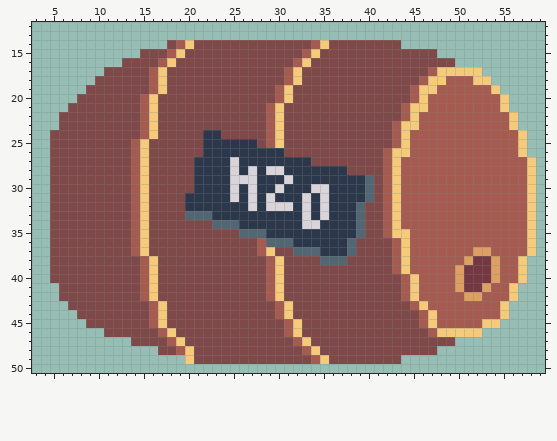
Pixel-art file: assets/aseprite/items/keg_o_water.aseprite. The first picture shows the starting point.
64x64 pixels, 1 frame. Shown: x 3..59, y 12..50.
After the commit:
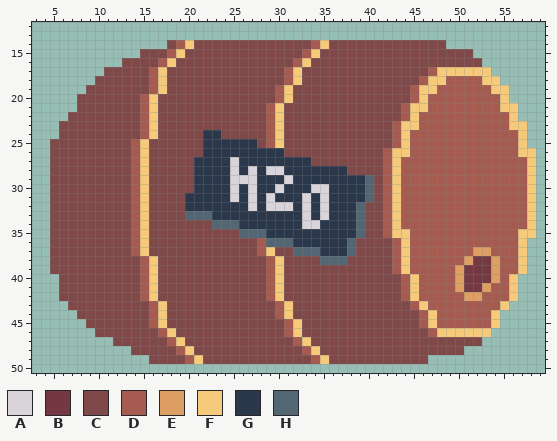
Palette (. is transparent): A #d9d4d9  B #733841  C #804949  D #a65b51  E #de9f64  F #f5ca7a  G #2b374a  H #536673
What changed:
--- layers "Layer 3", "Layer 2"
@@ x 3..59 @@
 13 .........................................................
-14 ...............CDFCCCCCCCCCCCCCDFCCCCCCCC................
-15 ............CCCDFCCCCCCCCCCCCCDFCCCCCCCCCCCCC............
-16 ..........CCCCDFCCCCCCCCCCCCCDFCCCCCCCCCCCCCCCC..........
-17 ........CCCCCDFCCCCCCCCCCCCCDFCCCCCCCCCCCCCCDFFFFF.......
-18 .......CCCCCCDFCCCCCCCCCCCCCDFCCCCCCCCCCCCCDFFDDDFF......
-19 ......CCCCCCCDFCCCCCCCCCCCCDFCCCCCCCCCCCCCDFFDDDDDDF.....
+14 ...............CDFCCCCCCCCCCCCCDFCCCCCCCCCCCCC...........
+15 ............CCCDFCCCCCCCCCCCCCDFCCCCCCCCCCCCCCCCC........
+16 ..........CCCCDFCCCCCCCCCCCCCDFCCCCCCCCCCCCCCCCCCC.......
+17 ........CCCCCDFCCCCCCCCCCCCCDFCCCCCCCCCCCCCCDFFFFFF......
+18 .......CCCCCCDFCCCCCCCCCCCCCDFCCCCCCCCCCCCCDFFDDDDFF.....
+19 ......CCCCCCCDFCCCCCCCCCCCCDFCCCCCCCCCCCCCDFFDDDDDDFF....
 20 .....CCCCCCCDFCCCCCCCCCCCCCDFCCCCCCCCCCCCCDFDDDDDDDDF....
-21 ....CCCCCCCCDFCCCCCCCCCCCCDFCCCCCCCCCCCCCDFFDDDDDDDDF....
-22 ...CCCCCCCCCDFCCCCCCCCCCCCDFCCCCCCCCCCCCCDFDDDDDDDDDDF...
-23 ...CCCCCCCCCDFCCCCCCCCCCCCDFCCCCCCCCCCCCDFFDDDDDDDDDDF...
-24 ..CCCCCCCCCCDFCCCCCGGCCCCCDFCCCCCCCCCCCCDFDDDDDDDDDDDDF..
+21 .....CCCCCCCDFCCCCCCCCCCCCDFCCCCCCCCCCCCCDFFDDDDDDDDFF...
+22 ....CCCCCCCCDFCCCCCCCCCCCCDFCCCCCCCCCCCCCDFDDDDDDDDDDF...
+23 ...CCCCCCCCCDFCCCCCCCCCCCCDFCCCCCCCCCCCCDFFDDDDDDDDDDFF..
+24 ...CCCCCCCCCDFCCCCCGGCCCCCDFCCCCCCCCCCCCDFDDDDDDDDDDDDF..
 25 ..CCCCCCCCCDFCCCCCCGGGGGGCDFCCCCCCCCCCCCDFDDDDDDDDDDDDF..
-26 ..CCCCCCCCCDFCCCCCCGGGGGGGGGCCCCCCCCCCCDFFDDDDDDDDDDDDF..
+26 ..CCCCCCCCCDFCCCCCCGGGGGGGGGCCCCCCCCCCCDFFDDDDDDDDDDDDFF.
 27 ..CCCCCCCCCDFCCCCCGGGGAGGGGGGGGCCCCCCCCDFDDDDDDDDDDDDDDF.
@@ x 3..59 @@
 34 ..CCCCCCCCCDFCCCCCCCHHHGGGGGGGAAGGGGHCCDFDDDDDDDDDDDDDDF.
-35 ..CCCCCCCCCDFCCCCCCCCCCHHHGGGGGGGGGGHCCDFFDDDDDDDDDDDDDF.
-36 ..CCCCCCCCCDFCCCCCCCCCCCCDHHHGGGGGGHCCCCDFDDDDDDDDDDDDDF.
-37 ..CCCCCCCCCDFCCCCCCCCCCCCDFCCHHHGGGHCCCCDFDDDDDDDEEDDDDF.
+35 ..CCCCCCCCCDFCCCCCCCCCCHHHGGGGGGGGGGHCCDFFDDDDDDDDDDDDFF.
+36 ..CCCCCCCCCDFCCCCCCCCCCCCDHHHGGGGGGHCCCCDFDDDDDDDDDDDDF..
+37 ..CCCCCCCCCDFCCCCCCCCCCCCDFCCHHHGGGHCCCCDFDDDDDDDEEDDDF..
 38 ..CCCCCCCCCCDFCCCCCCCCCCCCDFCCCCHHHCCCCCDFDDDDDDEBBEDDF..
 39 ..CCCCCCCCCCDFCCCCCCCCCCCCDFCCCCCCCCCCCCDFDDDDDEBBBEDDF..
-40 ..CCCCCCCCCCDFCCCCCCCCCCCCDFCCCCCCCCCCCCCDFDDDDEBBBEDDF..
+40 ...CCCCCCCCCDFCCCCCCCCCCCCDFCCCCCCCCCCCCCDFDDDDEBBBEDF...
 41 ...CCCCCCCCCDFCCCCCCCCCCCCDFCCCCCCCCCCCCCDFDDDDEBBEDDF...
@@ x 3..59 @@
 43 ....CCCCCCCCCDFCCCCCCCCCCCCDFCCCCCCCCCCCCCDFDDDDDDDDF....
-44 .....CCCCCCCCDFCCCCCCCCCCCCDFCCCCCCCCCCCCCCDFDDDDDDDF....
-45 ......CCCCCCCDFCCCCCCCCCCCCCDFCCCCCCCCCCCCCDFDDDDDFF.....
-46 ........CCCCCCDFCCCCCCCCCCCCDFCCCCCCCCCCCCCCDFFFFF.......
-47 ...........CCCCDFCCCCCCCCCCCCDFCCCCCCCCCCCCCCCC..........
-48 ..............CCDFCCCCCCCCCCCCDFCCCCCCCCCCCCC............
-49 .................FCCCCCCCCCCCCCDFCCCCCCCC................
+44 .....CCCCCCCCDFCCCCCCCCCCCCDFCCCCCCCCCCCCCCDFDDDDDDF.....
+45 ......CCCCCCCDFCCCCCCCCCCCCCDFCCCCCCCCCCCCCDFDDDDDDF.....
+46 .......CCCCCCCDFCCCCCCCCCCCCDFCCCCCCCCCCCCCCDFFFFFF......
+47 .........CCCCCCDFCCCCCCCCCCCCDFCCCCCCCCCCCCCCCCCCC.......
+48 ...........CCCCCDFCCCCCCCCCCCCDFCCCCCCCCCCCCCCCC.........
+49 .............CCCCDFCCCCCCCCCCCCDFCCCCCCCCCCC.............
 50 .........................................................
Pixel boxes of the changes (left, top, right, bottom) in both pictures:
changed: (401, 40, 536, 157)
erased: (50, 103, 77, 139)
changed: (401, 229, 536, 364)
erased: (50, 274, 59, 283)
changed: (95, 328, 203, 364)
